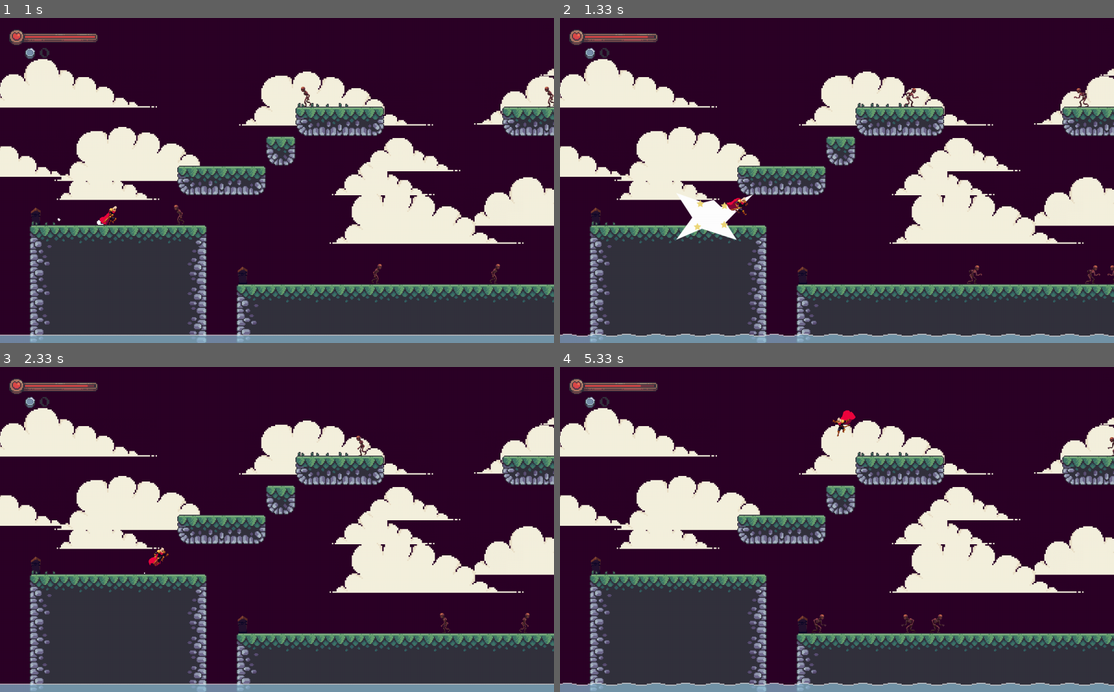
Above: before the commit, frames 1-4 (two rows, left to right).
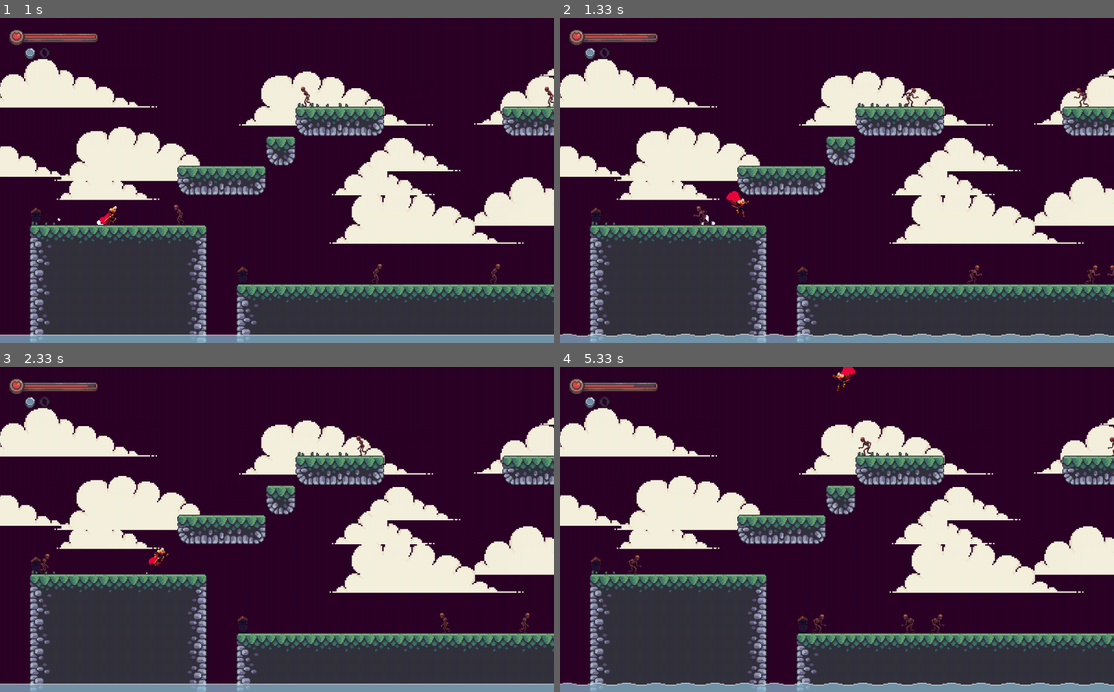
Above: after the commit, the same moments.

Repository: EurekaseveN77/pygameproject
Game: pygame game, started from Final Project/Project/code/main.py
The game is run twice, just before and just after one commit, with the same random seed, the same clock (stepped at 60 frames per second) and the same inputs.
Inputs:
- Up to frame 1 (1 s): tap Space at 0.33 s; hold Right from 0.67 s (still down)
- Up to frame 2 (1.33 s): release Right at 1.13 s; hold Right from 1.17 s (still down); tap Space at 1.23 s
- Up to frame 3 (2.33 s): tap Space at 1.53, 1.73, 2.03, 2.3 s; release Right at 1.63 s; hold Left 1.67-2.2 s; hold Right from 2.23 s (still down)
- Up to frame 4 (5.33 s): tap Z at 2.38, 3.98 s; tap Space at 2.6, 2.73, 3.03, 3.4, 3.7, 3.9, 4.2, 4.4, 4.7, 4.9, 5.2 s; release Right at 2.63 s; hold Right 2.67-3.3 s; hold Left 3.33-3.8 s; hold Right 3.83-4.3 s; hold Right 4.33-4.8 s; hold Left from 4.83 s (still down)

Frame 1 is identical in both runs. In frame 2, 1.0% of the frame differs, in the area x 21-35%, y 53-69%; in frame 3, less than 0.1%; in frame 4, 0.4%.

Commit message:
Updated Final Version
Final Version of game with Attack and Pause added

Diff:
--- a/Final Project/Project/code/level.py
+++ b/Final Project/Project/code/level.py
@@ -5,6 +5,7 @@
 from enemy import Enemy
 from decoration import Sky, Water, Clouds
 from player import Player
+from pause import Pause
 from particles import ParticleEffect
 from game_data import levels
 
@@ -78,6 +79,11 @@
 		level_width = len(terrain_layout[0]) * tile_size
 		self.water = Water(screen_height - 20,level_width)
 		self.clouds = Clouds(400,level_width,30)
+
+		#PAUSE
+		self.game_paused = False
+
+		self.pause = Pause(self.player)
 
 	def create_tile_group(self,layout,type):
 		sprite_group = pygame.sprite.Group()
@@ -197,6 +203,9 @@
 			self.world_shift = 0
 			player.speed = 8
 
+	def toggle_pause(self):
+		self.game_paused = not self.game_paused
+
 	def get_player_on_ground(self):
 		if self.player.sprite.on_ground:
 			self.player_on_ground = True
@@ -232,12 +241,11 @@
 
 		if enemy_collisions:
 			for enemy in enemy_collisions:
-				enemy_center = enemy.rect.centery
-				enemy_top = enemy.rect.top
-				player_bottom = self.player.sprite.rect.bottom
-				if enemy_top < player_bottom < enemy_center and self.player.sprite.direction.y >= 0:
+
+
+				if self.player.sprite.status == 'attack':
 					self.stomp_sound.play()
-					self.player.sprite.direction.y = -15
+					#self.player.sprite.direction.x = -15
 					explosion_sprite = ParticleEffect(enemy.rect.center,'explosion')
 					self.explosion_sprites.add(explosion_sprite)
 					enemy.kill()
@@ -247,64 +255,55 @@
 	def run(self):
 		# run the entire game / level
 
-		# sky
-		self.sky.draw(self.display_surface)
-		self.clouds.draw(self.display_surface,self.world_shift)
-
-		# background palms
-		#self.bg_palm_sprites.update(self.world_shift)
-		#self.bg_palm_sprites.draw(self.display_surface)
-
-		# dust particles
-		self.dust_sprite.update(self.world_shift)
-		self.dust_sprite.draw(self.display_surface)
-
-		# terrain
-		self.terrain_sprites.update(self.world_shift)
-		self.terrain_sprites.draw(self.display_surface)
-
-		# enemy
-		self.enemy_sprites.update(self.world_shift)
-		self.constraint_sprites.update(self.world_shift)
-		self.enemy_collision_reverse()
-		self.enemy_sprites.draw(self.display_surface)
-		self.explosion_sprites.update(self.world_shift)
-		self.explosion_sprites.draw(self.display_surface)
-
-		# crate
-		self.crate_sprites.update(self.world_shift)
-		self.crate_sprites.draw(self.display_surface)
-
-		# grass
-		self.grass_sprites.update(self.world_shift)
-		self.grass_sprites.draw(self.display_surface)
-
-		# coins
-		self.coin_sprites.update(self.world_shift)
-		self.coin_sprites.draw(self.display_surface)
-
-		# foreground palms
-		self.fg_palm_sprites.update(self.world_shift)
-		self.fg_palm_sprites.draw(self.display_surface)
-
-		# player sprites
-		self.player.update()
-		self.horizontal_movement_collision()
-
-		self.get_player_on_ground()
-		self.vertical_movement_collision()
-		self.create_landing_dust()
-
-		self.scroll_x()
-		self.player.draw(self.display_surface)
-		self.goal.update(self.world_shift)
-		self.goal.draw(self.display_surface)
-
-		self.check_death()
-		self.check_win()
-
-		self.check_coin_collisions()
-		self.check_enemy_collisions()
-
-		# water
-		self.water.draw(self.display_surface,self.world_shift)
+		if self.game_paused:
+			self.pause.display()
+		else:
+			self.sky.draw(self.display_surface)
+			self.clouds.draw(self.display_surface,self.world_shift)
+
+			#self.bg_palm_sprites.update(self.world_shift)
+			#self.bg_palm_sprites.draw(self.display_surface)
+
+			self.dust_sprite.update(self.world_shift)
+			self.dust_sprite.draw(self.display_surface)
+			self.terrain_sprites.update(self.world_shift)
+			self.terrain_sprites.draw(self.display_surface)
+
+			self.enemy_sprites.update(self.world_shift)
+			self.constraint_sprites.update(self.world_shift)
+			self.enemy_collision_reverse()
+			self.enemy_sprites.draw(self.display_surface)
+			self.explosion_sprites.update(self.world_shift)
+			self.explosion_sprites.draw(self.display_surface)
+
+			self.crate_sprites.update(self.world_shift)
+			self.crate_sprites.draw(self.display_surface)
+
+			self.grass_sprites.update(self.world_shift)
+			self.grass_sprites.draw(self.display_surface)
+
+			self.coin_sprites.update(self.world_shift)
+			self.coin_sprites.draw(self.display_surface)
+
+			self.fg_palm_sprites.update(self.world_shift)
+			self.fg_palm_sprites.draw(self.display_surface)
+
+			self.player.update()
+			self.horizontal_movement_collision()
+
+			self.get_player_on_ground()
+			self.vertical_movement_collision()
+			self.create_landing_dust()
+
+			self.scroll_x()
+			self.player.draw(self.display_surface)
+			self.goal.update(self.world_shift)
+			self.goal.draw(self.display_surface)
+
+			self.check_death()
+			self.check_win()
+
+			self.check_coin_collisions()
+			self.check_enemy_collisions()
+
+			self.water.draw(self.display_surface,self.world_shift)
--- a/Final Project/Project/code/main.py
+++ b/Final Project/Project/code/main.py
@@ -46,6 +46,11 @@
 	def change_health(self,amount):
 		self.cur_health += amount
 
+	def get_pause(self):
+		self.level.toggle_pause()
+		self.status = 'paused'
+		#self.level_bg_music.stop()
+
 	def check_game_over(self):
 		if self.cur_health <= 0:
 			self.cur_health = 100
@@ -59,6 +64,9 @@
 	def run(self):
 		if self.status == 'overworld':
 			self.overworld.run()
+
+		#elif self.status == 'paused':
+			#self.level.run()
 		else:
 			self.level.run()
 			self.ui.show_health(self.cur_health,self.max_health)
@@ -76,6 +84,14 @@
 		if event.type == pygame.QUIT:
 			pygame.quit()
 			sys.exit()
+		if event.type == pygame.KEYDOWN:
+			if event.key == pygame.K_ESCAPE:
+				pygame.quit()
+				sys.exit()
+		if event.type == pygame.KEYDOWN:
+			if event.key == pygame.K_p:
+				game.get_pause()
+
 
 	screen.fill('grey')
 	game.run()
--- /dev/null
+++ b/Final Project/Project/code/pause.py
@@ -0,0 +1,21 @@
+import pygame
+from settings import *
+
+
+class Pause:
+    def __init__(self,player):
+        self.display_surface = pygame.display.get_surface()
+        self.player = player
+
+
+    def display(self):
+        screen = pygame.display.set_mode((screen_width,screen_height))
+        PauseText = font.render('Paused', True, white, black,)
+        PauseOptions = font.render('press P to continue or ESC to exit', True, white, black)
+
+        screen.fill('black')
+        screen.blit(PauseText, (screen_width//2-50,screen_height-600))
+        screen.blit(PauseOptions, (screen_width//2-250,screen_height-500))
+        #message_to_screen("Paused", black, -100, size="large")
+        #message_to_screen("Press C to continue or Q to quit.", black, 25)
+        #pygame.display.update()
--- a/Final Project/Project/code/player.py
+++ b/Final Project/Project/code/player.py
@@ -7,7 +7,7 @@
 		super().__init__()
 		self.import_character_assets()
 		self.frame_index = 0
-		self.animation_speed = 0.15
+		self.animation_speed = 0.10
 		self.image = self.animations['idle'][self.frame_index]
 		self.rect = self.image.get_rect(topleft = pos)
 
@@ -28,6 +28,12 @@
 		# player status
 		self.status = 'idle'
 		self.facing_right = True
+
+		#ATTACKING
+		self.attacking = False
+		self.attack_cooldown = 500
+		self.attack_time = None
+
 		self.on_ground = False
 		self.on_ceiling = False
 		self.on_left = False
@@ -46,7 +52,7 @@
 
 	def import_character_assets(self):
 		character_path = '../graphics/character/'
-		self.animations = {'idle':[],'run':[],'jump':[],'fall':[]}
+		self.animations = {'idle':[],'run':[],'jump':[],'fall':[], 'attack':[]}
 
 		for animation in self.animations.keys():
 			full_path = character_path + animation
@@ -97,20 +103,32 @@
 				self.display_surface.blit(flipped_dust_particle,pos)
 
 	def get_input(self):
-		keys = pygame.key.get_pressed()
-
-		if keys[pygame.K_RIGHT]:
-			self.direction.x = 1
-			self.facing_right = True
-		elif keys[pygame.K_LEFT]:
-			self.direction.x = -1
-			self.facing_right = False
-		else:
-			self.direction.x = 0
-
-		if keys[pygame.K_SPACE] and self.on_ground:
-			self.jump()
-			self.create_jump_particles(self.rect.midbottom)
+
+		if not self.attacking:
+			keys = pygame.key.get_pressed()
+
+			if keys[pygame.K_RIGHT]:
+				self.direction.x = 1
+				self.facing_right = True
+			elif keys[pygame.K_LEFT]:
+				self.direction.x = -1
+				self.facing_right = False
+
+
+			else:
+				self.direction.x = 0
+
+			if keys[pygame.K_SPACE] and self.on_ground:
+				self.jump()
+				self.create_jump_particles(self.rect.midbottom)
+
+			if keys[pygame.K_z] and self.on_ground and self.direction.x == 0 :
+				self.attacking = True
+				self.attack_time = pygame.time.get_ticks()
+				self.status = 'attack'
+				self.current_attack = self.status
+
+
 
 	def get_status(self):
 		if self.direction.y < 0:
@@ -122,6 +140,30 @@
 				self.status = 'run'
 			else:
 				self.status = 'idle'
+
+		#ATTACKING
+		if self.attacking:
+			self.direction.x = 0
+			self.direction.y = 0
+			if not 'attack' in self.status:
+				if 'idle' in self.status:
+					self.status = self.status.replace('idle','attack')
+				else:
+					self.status = self.status + 'attack'
+		else:
+			if 'attack' in self.status:
+				self.status = self.status.replace('attack','')
+
+
+	#ATTACKING
+	def end_attack(self):
+		current_time = pygame.time.get_ticks()
+
+		if self.attacking:
+			if current_time - self.attack_time >= self.attack_cooldown:
+				self.attacking = False
+				if self.current_attack:
+					self.current_attack = None
 
 	def apply_gravity(self):
 		self.direction.y += self.gravity
@@ -152,6 +194,7 @@
 	def update(self):
 		self.get_input()
 		self.get_status()
+		self.end_attack()
 		self.animate()
 		self.run_dust_animation()
 		self.invincibility_timer()
--- a/Final Project/Project/code/settings.py
+++ b/Final Project/Project/code/settings.py
@@ -1,5 +1,12 @@
+import pygame
 vertical_tile_number = 11
 tile_size = 64
 
 screen_height = vertical_tile_number * tile_size
 screen_width = 1200
+
+white = (255, 255, 255)
+black = (0, 0, 0)
+
+pygame.font.init()
+font = pygame.font.Font('freesansbold.ttf', 32)
Binary file added: Final Project/Project/graphics/character/attack/1.png
Binary file added: Final Project/Project/graphics/character/attack/2.png
Binary file added: Final Project/Project/graphics/character/attack/3.png
Binary file added: Final Project/Project/graphics/character/attack/4.png
Binary file added: Final Project/Project/graphics/character/attack/5.png
Binary file added: Final Project/Project/graphics/character/attack/6.png
